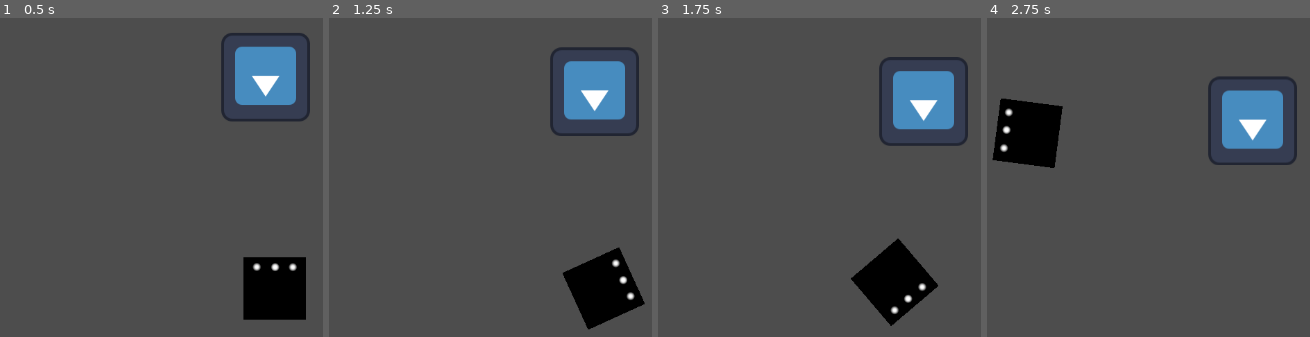
Above: before the commit, frames 1-4 (left to right).
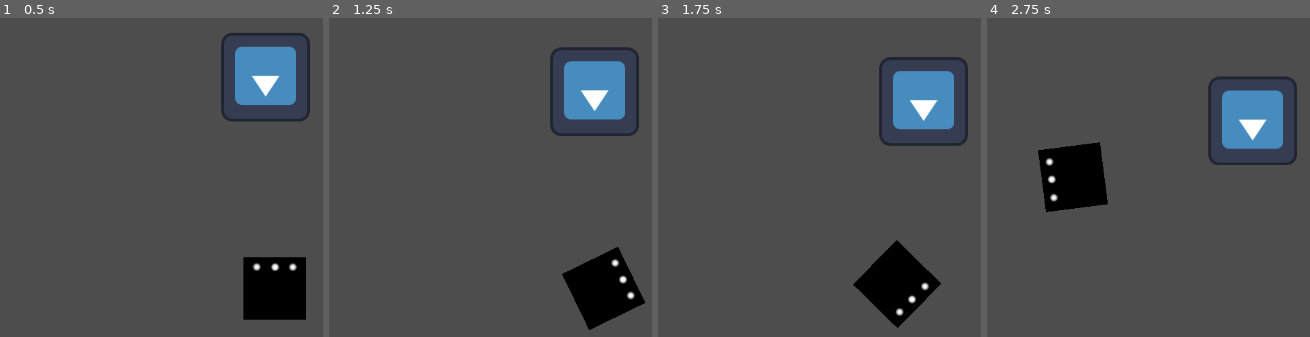
Above: after the commit, the same moments.

Repository: WickerBaskett/das-teroids
Game: Godot game, scene res://scenes/main_level.tscn
The game is run twice, just before and just after one commit, with the same random seed, the same clock (stepped at 60 frames per second) and the same inputs. The engine's default icon, where the game draws it, is replaced by a stand-in: a white triangle on a blue panel in a dark square.
Inputs:
- Up to frame 1 (0.5 s): no input
- Up to frame 2 (1.25 s): hold Right (ui_right) from 0.53 s (still down)
- Up to frame 3 (1.75 s): release Right (ui_right) at 1.28 s; hold Down (ui_down) from 1.28 s (still down)
- Up to frame 4 (2.75 s): release Down (ui_down) at 2.03 s; hold Right (ui_right) from 2.03 s (still down)

Frame 1 is identical in both runs. In frame 2, 0.2% of the frame differs, in the area x 72-98%, y 71-98%; in frame 3, 0.8%; in frame 4, 7.0%, in the area x 1-38%, y 25-61%.

Commit message:
changed damping on player velociities

Diff:
--- a/das-teroids/scenes/player.tscn
+++ b/das-teroids/scenes/player.tscn
@@ -8,6 +8,8 @@
 
 [node name="Player" type="RigidBody2D"]
 gravity_scale = 0.0
+linear_damp = 0.5
+angular_damp = 0.1
 script = ExtResource("1_g2els")
 
 [node name="Sprite2D" type="Sprite2D" parent="."]
--- a/das-teroids/scripts/player.gd
+++ b/das-teroids/scripts/player.gd
@@ -1,14 +1,12 @@
 extends RigidBody2D
 
+# Scales the linear speed of player
 const SPEED_SCALE = 10.0
+# Scales the rotation speed of player
 const ROTATION_SPEED_SCALE = 0.1
 
 
-# This is the default movement function provided by CharacterBody2D
-# This will be changed with the Player Controller ticket
 func _physics_process(_delta: float) -> void:
-	# Get the input direction and handle the movement/deceleration.
-	# As good practice, you should replace UI actions with custom gameplay actions.
 	var player_rotation := Input.get_axis("ui_left", "ui_right")
 	var y_direction := Input.get_axis("ui_up", "ui_down")
 
@@ -17,7 +15,6 @@
 
 
 
-
 # Called on collision with asteroid
 func hit() -> void:
 	call_deferred("queue_free")
